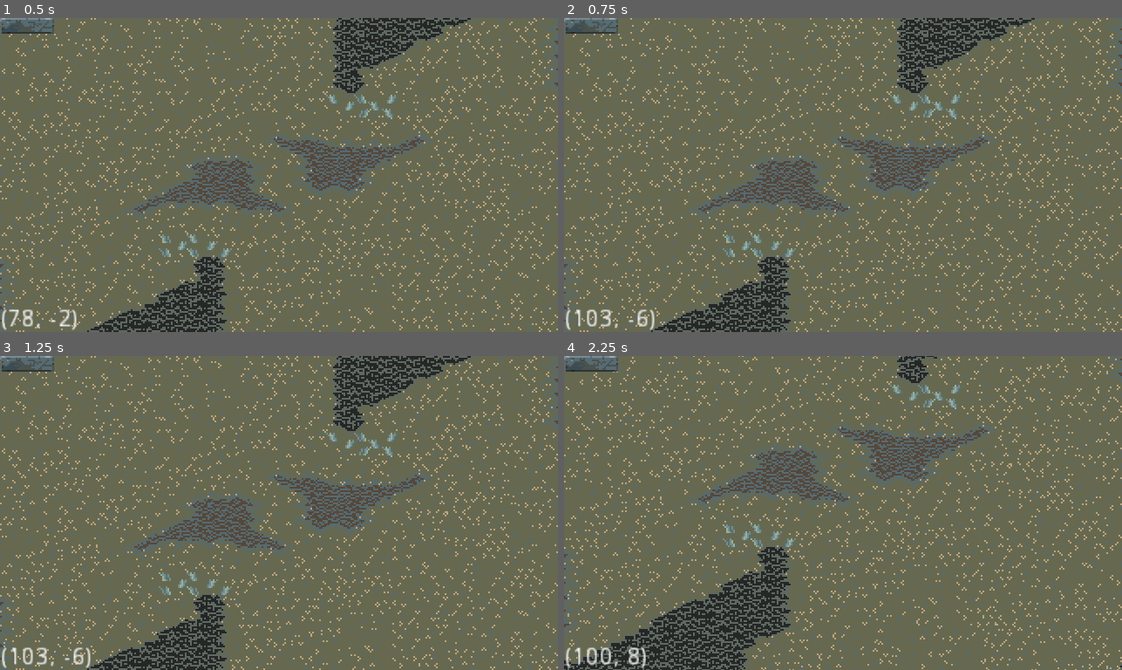
Above: before the commit, frames 1-4 (two rows, left to right).
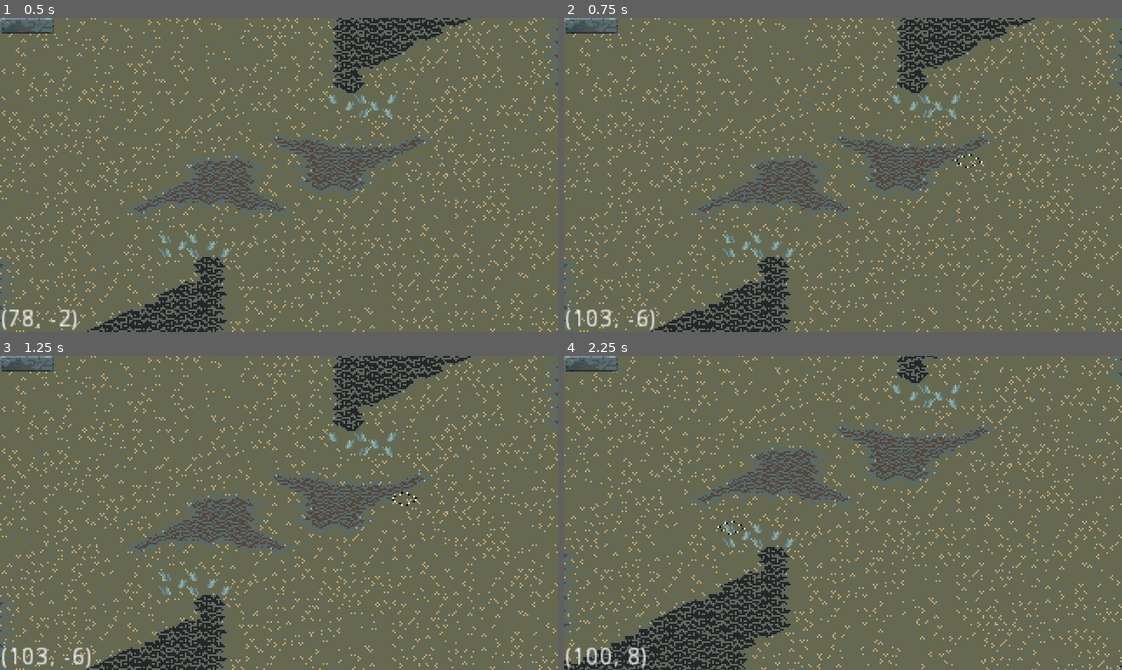
Above: after the commit, the same moments.

Repository: SimonasLetukas/low-age-prototype-godot
Game: Godot game, scene res://Client/Game.tscn
The game is run twice, just before and just after one commit, with the same random seed, the same clock (stepped at 60 frames per second) and the same inputs.
Inputs (mouse positions are in pixels of both pictures, inside the frame that each line leads up to):
- Up to frame 1 (0.5 s): no input
- Up to frame 2 (0.75 s): move the mouse to (965, 159) at 0.52 s; press the mouse at (965, 159) at 0.53 s; hold Right (ui_right) from 0.53 s (still down)
- Up to frame 3 (1.25 s): keep holding Right (ui_right)
- Up to frame 4 (2.25 s): release Right (ui_right) at 1.25 s; release the mouse at (965, 497) at 1.25 s; click (591, 362) at 1.25 s; move the mouse to (731, 528) at 2.02 s; hold Down (ui_down) from 2.03 s (still down); click (731, 528) at 2.1 s

Frame 1 is identical in both runs. In frame 2, less than 0.1% of the frame differs, in the area x 70-75%, y 43-48%; in frame 3, less than 0.1%; in frame 4, less than 0.1%.

Commit message:
Implemented selected tile; imported Dijkstra's pathfinding library

Diff:
--- a/Client/Maps/Map.gd
+++ b/Client/Maps/Map.gd
@@ -19,8 +19,13 @@
 onready var tilemap_marsh_index: int = 3
 onready var tilemap_mountains_index: int = 4
 
+onready var selected_tile: AnimatedSprite = $SelectedTile
+
 signal starting_positions_declared(starting_positions)
 signal new_tile_hovered(tile_hovered)
+
+func _ready() -> void:
+	selected_tile.disable()
 
 func _process(delta) -> void:
 	var mouse_pos: Vector2 = get_global_mouse_position()
@@ -28,6 +33,8 @@
 	if (tile_hovered != map_pos):
 		tile_hovered = map_pos
 		emit_signal("new_tile_hovered", tile_hovered)
+		selected_tile.enable()
+		selected_tile.move_to(grass.map_to_world(tile_hovered, true))
 
 func get_map_position_from_mouse_position(mouse_position: Vector2) -> Vector2:
 	return grass.world_to_map(mouse_position)
--- a/Client/Maps/Map.tscn
+++ b/Client/Maps/Map.tscn
@@ -1,7 +1,33 @@
-[gd_scene load_steps=3 format=2]
+[gd_scene load_steps=10 format=2]
 
 [ext_resource path="res://Demo/IsometricTiles.tres" type="TileSet" id=1]
 [ext_resource path="res://Client/Maps/Map.gd" type="Script" id=2]
+[ext_resource path="res://Sprites/World/selected_tile.png" type="Texture" id=3]
+[ext_resource path="res://Client/Maps/SelectedTile.gd" type="Script" id=4]
+
+[sub_resource type="AtlasTexture" id=1]
+atlas = ExtResource( 3 )
+region = Rect2( 0, 0, 16, 8 )
+
+[sub_resource type="AtlasTexture" id=2]
+atlas = ExtResource( 3 )
+region = Rect2( 16, 0, 16, 8 )
+
+[sub_resource type="AtlasTexture" id=3]
+atlas = ExtResource( 3 )
+region = Rect2( 32, 0, 16, 8 )
+
+[sub_resource type="AtlasTexture" id=4]
+atlas = ExtResource( 3 )
+region = Rect2( 48, 0, 16, 8 )
+
+[sub_resource type="SpriteFrames" id=5]
+animations = [ {
+"frames": [ SubResource( 1 ), SubResource( 2 ), SubResource( 3 ), SubResource( 4 ) ],
+"loop": true,
+"name": "default",
+"speed": 13.0
+} ]
 
 [node name="Map" type="Node2D"]
 script = ExtResource( 2 )
@@ -33,3 +59,11 @@
 cell_size = Vector2( 16, 8 )
 format = 1
 tile_data = PoolIntArray( -1179646, 4, 8, -1179645, 4, 5, -1179644, 4, 9, -1179643, 4, 13, -1179642, 4, 2, -1114111, 4, …(5393 unchanged characters)…
+
+[node name="SelectedTile" type="AnimatedSprite" parent="."]
+frames = SubResource( 5 )
+frame = 1
+playing = true
+centered = false
+offset = Vector2( -8, 0 )
+script = ExtResource( 4 )
--- /dev/null
+++ b/Client/Maps/SelectedTile.gd
@@ -0,0 +1,10 @@
+extends AnimatedSprite
+
+func move_to(coordinates: Vector2) -> void:
+	self.global_position = coordinates
+
+func disable() -> void:
+	self.visible = false
+
+func enable() -> void:
+	self.visible = true
--- /dev/null
+++ b/Dijkstra_map_library/dijkstra_map_library.tres
@@ -0,0 +1,9 @@
+[gd_resource type="GDNativeLibrary" format=2]
+
+[resource]
+config_file = Object(ConfigFile,"script":null)
+
+entry/Windows.64 = "res://Dijkstra_map_library/bin/windows/libdijkstra_map_for_godot.dll"
+entry/X11.64 = "res://Dijkstra_map_library/bin/linux/libdijkstra_map_for_godot.so"
+dependency/Windows.64 = [  ]
+dependency/X11.64 = [  ]
--- a/project.godot
+++ b/project.godot
@@ -8,9 +8,14 @@
 
 config_version=4
 
-_global_script_classes=[  ]
+_global_script_classes=[ {
+"base": "",
+"class": "DijkstraMap",
+"language": "NativeScript",
+"path": "res://Dijkstra_map_library/dijkstra_map.gdns"
+} ]
 _global_script_class_icons={
-
+"DijkstraMap": ""
 }
 
 [application]
Binary file added: Sprites/World/selected_tile.png
Not shown, added: Sprites/World/selected_tile.png.import
Not shown, added: Dijkstra_map_library/bin/linux/libdijkstra_map_for_godot.so
Not shown, added: Dijkstra_map_library/bin/windows/libdijkstra_map_for_godot.dll
Not shown, added: Dijkstra_map_library/dijkstra_map.gdns
